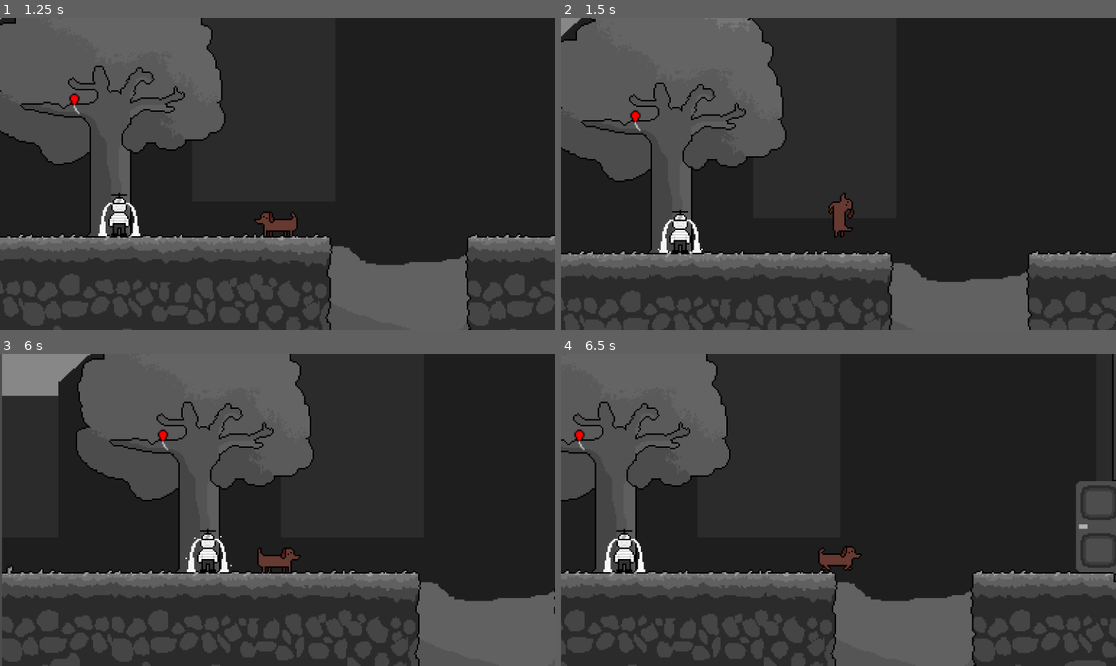
Above: before the commit, frames 1-4 (two rows, left to right).
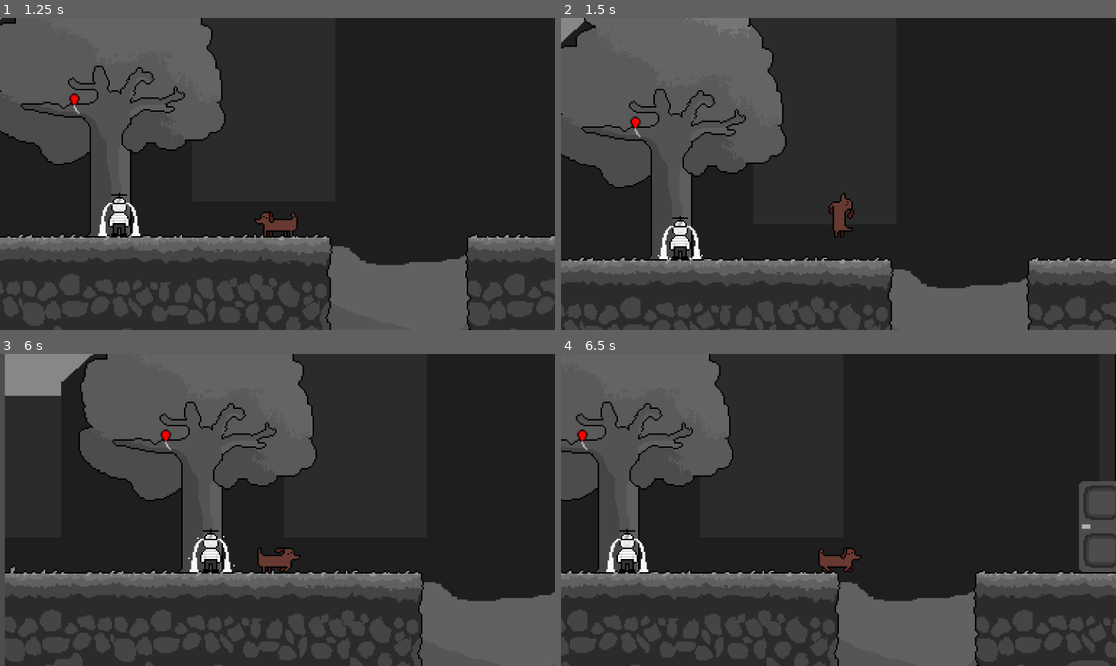
Above: after the commit, the same moments.

Repository: antonin-tarrade/SausageSerenity
Game: Godot game, scene res://Scenes/main.tscn
Two runs of this game, one before a commit and one after it. Both use one fixed random seed, a clock stepped at 60 frames per second and the inputs below. The engine's default icon, where the game draws it, is replaced by a stand-in: a white triangle on a blue panel in a dark square.
Inputs:
- Up to frame 1 (1.25 s): hold Up (ui_up) from 0.53 s (still down); hold R (charger) from 0.53 s (still down)
- Up to frame 2 (1.5 s): keep holding Up (ui_up); release R (charger) at 1.28 s; tap E (extend) at 1.35 s
- Up to frame 3 (6 s): release Up (ui_up) at 2.03 s; hold T (interact) 2.03-2.78 s; hold Left (ui_left) 2.03-3.53 s; tap R (charger) at 2.85 s; hold Down (ui_down) 3.53-4.28 s; hold E (extend) 3.53-4.28 s; tap Enter at 4.25 s; hold Right (ui_right) 4.28-5.03 s; tap T (interact) at 4.35 s; hold Up (ui_up) 5.03-5.78 s; hold R (charger) 5.03-5.78 s; tap Space at 5.75 s; hold Right (ui_right) from 5.78 s (still down); tap E (extend) at 5.85 s
- Up to frame 4 (6.5 s): keep holding Right (ui_right)

Frame 1 is identical in both runs. In frame 2, 11% of the frame differs, in the area x 0-100%, y 0-100%; in frame 3, 6.0%; in frame 4, 5.9%.

Commit message:
fonctionnnellll

Diff:
--- a/Scenes/chien_saucisse.tscn
+++ b/Scenes/chien_saucisse.tscn
@@ -2012,7 +2012,7 @@
 radius = 18.25
 
 [sub_resource type="RectangleShape2D" id="RectangleShape2D_tn4it"]
-size = Vector2(32.5, 24)
+size = Vector2(26, 11)
 
 [node name="ChienSaucisse" type="CharacterBody2D"]
 z_index = 1
@@ -2057,6 +2057,7 @@
 one_shot = true
 
 [node name="ZoneDeFrappe" type="Area2D" parent="."]
+visible = false
 collision_layer = 0
 collision_mask = 2
 
@@ -2068,6 +2069,7 @@
 position = Vector2(11, -7)
 
 [node name="Barking" type="Area2D" parent="."]
+visible = false
 collision_layer = 0
 collision_mask = 4
 
@@ -2178,13 +2180,12 @@
 shape = SubResource("CircleShape2D_jexj4")
 
 [node name="WallDetect" type="Area2D" parent="."]
-visible = false
 position = Vector2(117, -15)
 collision_layer = 0
 collision_mask = 3
 
 [node name="ColWall" type="CollisionShape2D" parent="WallDetect"]
-position = Vector2(-116.25, 7)
+position = Vector2(-117, 12.5)
 shape = SubResource("RectangleShape2D_tn4it")
 
 [connection signal="timeout" from="Chargement" to="." method="frapperFin"]
--- a/Scripts/chien_saucisse.gd
+++ b/Scripts/chien_saucisse.gd
@@ -7,7 +7,7 @@
 @export var SPEED = 200.0
 @export var EXTENSION_SPEED = 4 # px
 @export var SHRINKING_SPEED = 6 # px
-@export var MAX_EXTENSION = 150 # px
+@export var MAX_EXTENSION = 170 # px
 @export var alpha = 0.2
 @export var step = 0.2
 @export var beta = 0.7
@@ -374,4 +374,6 @@
 
 func _on_wall_detect_body_entered(body):
 	if body != self :
-		HaveWallTouched=true
+		if body.get_children()[0]["one_way_collision"] == false :
+
+			HaveWallTouched=true
